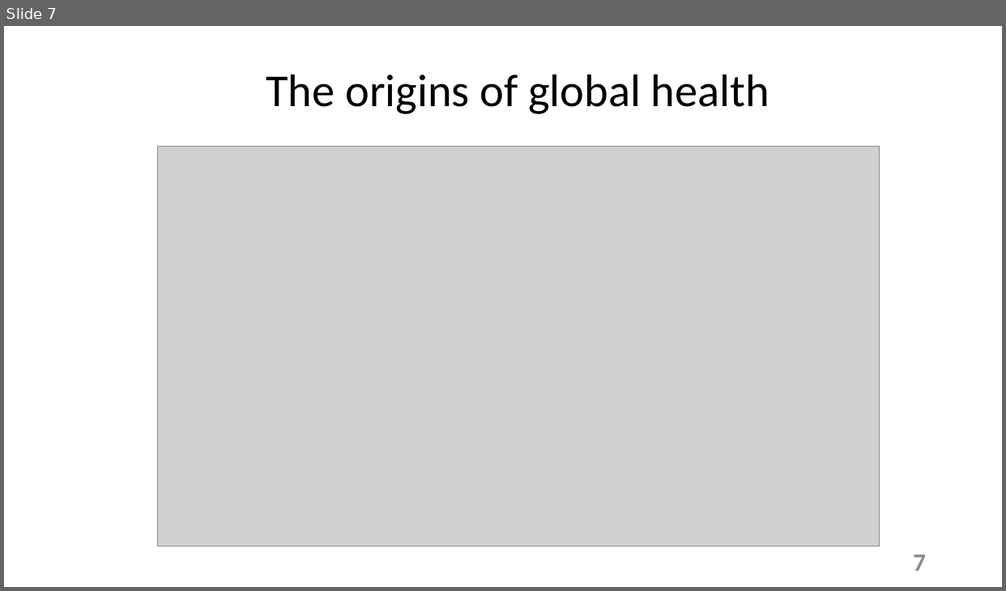
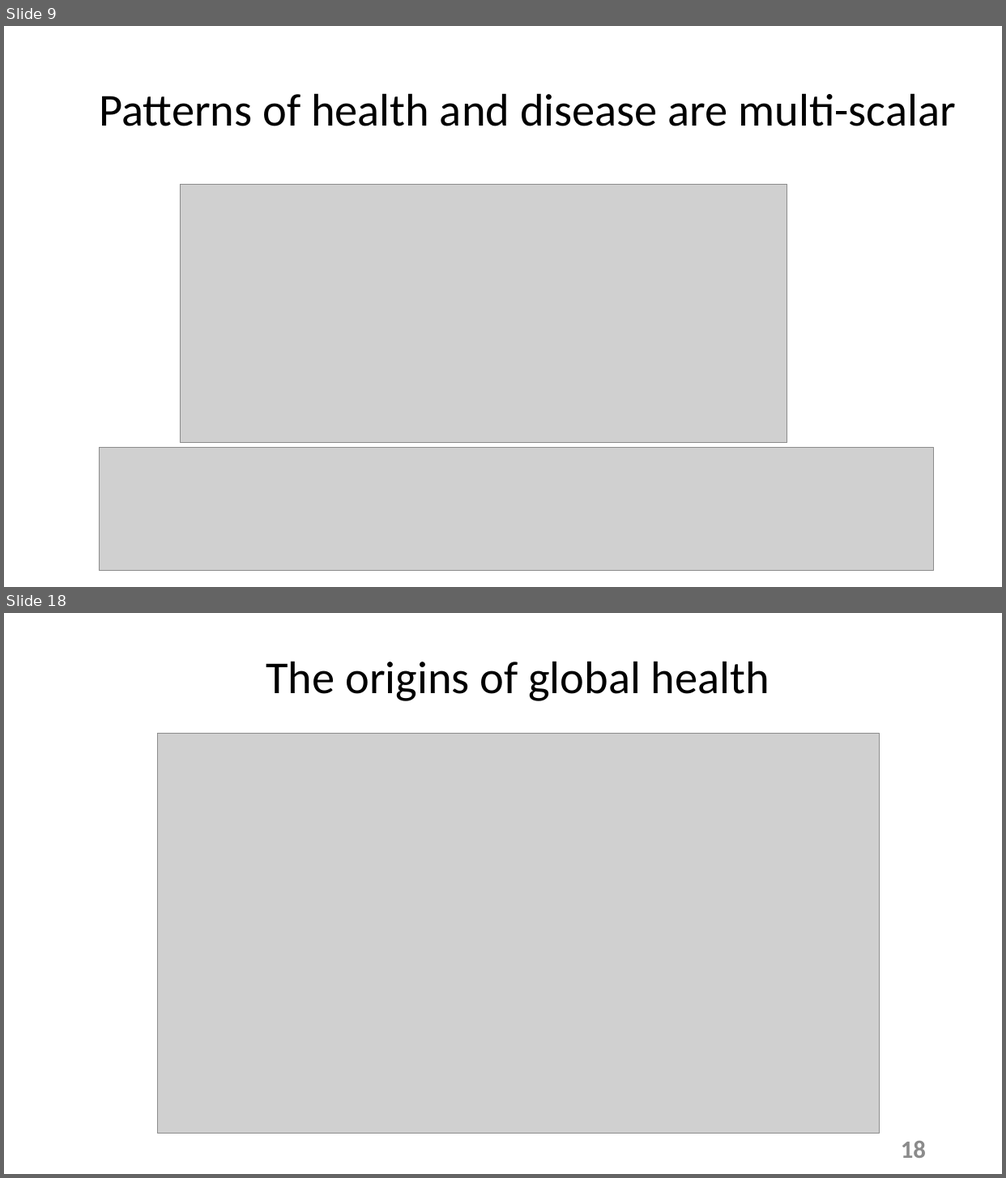
Before and after one commit to tstallins/tstallins.github.io, a slide deck: courses/261/introonline.pptx. Shown one above the other, each under a label of ours: slide 7 before the commit, slides 9 and 18 after it; the slides between them are not shown. The pictures are 1006x591 and 1006x1178 pixels, drawn with LibreOffice and Linux fonts; fonts in the diff are those of the drawing; grey boxes stand for pictures. Boxes give left, top, right and bottom in pixels: in the first picture for what was removed or moved away, otherwise in the second. Text is boxed around its words. In the diff, an @@ line names an element or a change of style, - is before the commit and + after.

```diff
--- a/courses/261/introonline.pptx
+++ b/courses/261/introonline.pptx
@@ slide 9 added at [4,26,1002,587], background #FFFFFF @@
@@ title added at [99,93,957,126], 44 pt, text #000000 @@
+Patterns of health and disease are multi-scalar
@@ picture added at [181,185,788,443] @@
@@ picture added at [99,448,934,571] @@
@@ page number added at [913,570,926,578], 24 pt, text #8C8C8C, bold @@
+9
@@ what was slide 7 is now slide 18 @@
@@ page number at [901,1141,926,1158]: text changed @@
-7
+18
```
Also in this commit, not shown: 16 other slides added, 6 slides removed, 1 other file.
